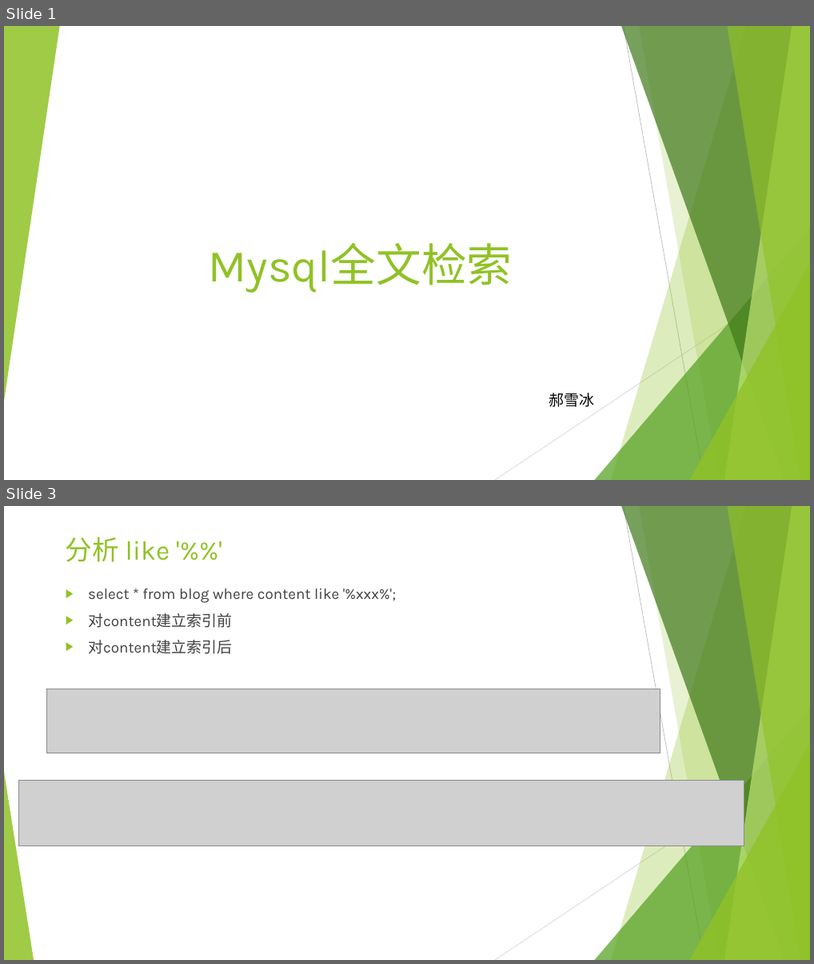
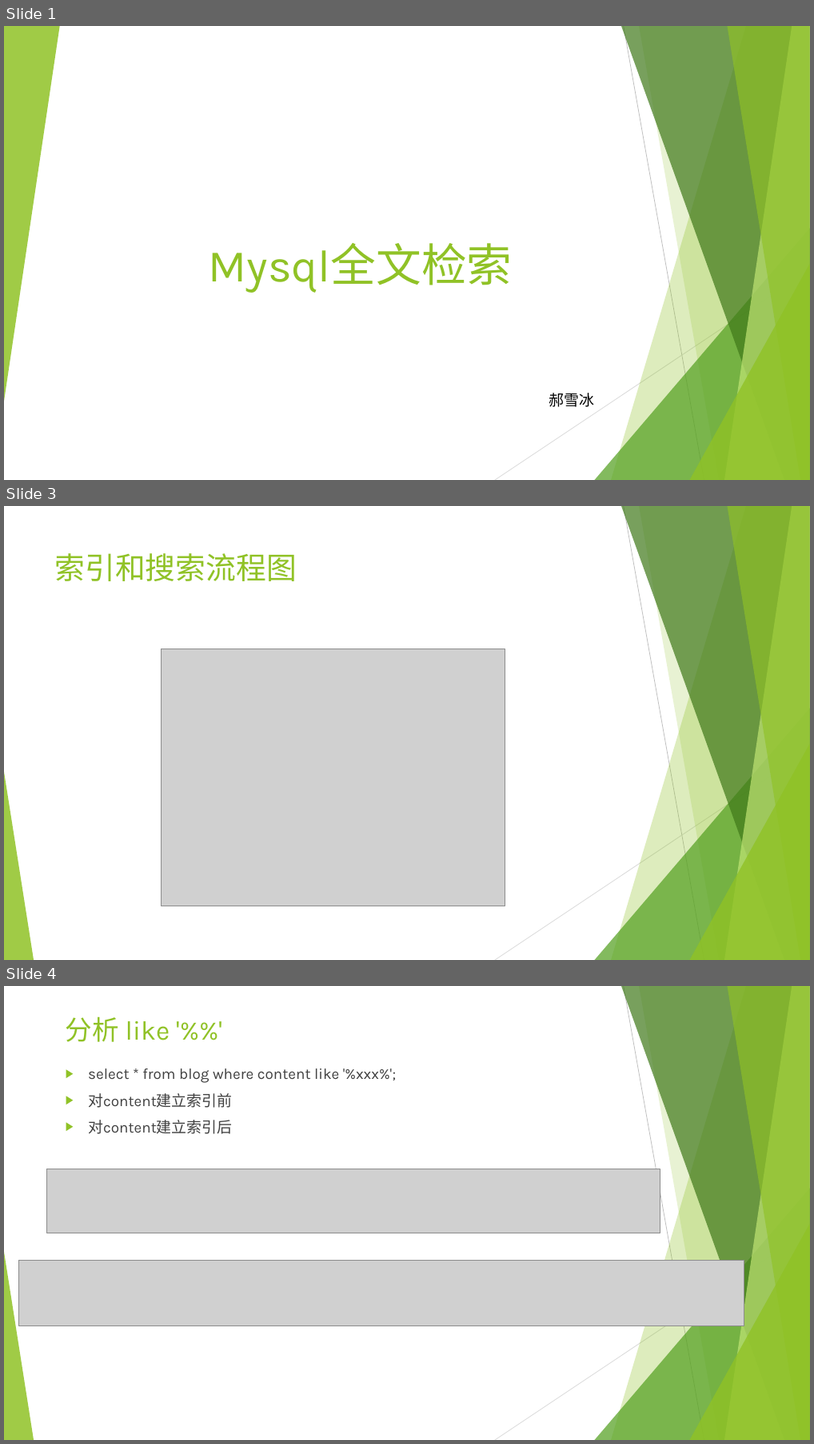
Before and after one commit to haoxuebing/Mysql_full_text_search, a slide deck: mysql全文检索.pptx. Shown one above the other, each under a label of ours: slides 1 and 3 before the commit, slides 1, 3 and 4 after it; the slides between them are not shown. The pictures are 814x964 and 814x1444 pixels, drawn with LibreOffice and Linux fonts; fonts in the diff are those of the drawing; grey boxes stand for pictures. Boxes give left, top, right and bottom in pixels: in the first picture for what was removed or moved away, otherwise in the second. Text is boxed around its words. In the diff, an @@ line names an element or a change of style, - is before the commit and + after.

Commit message:
ok

```diff
--- a/mysql全文检索.pptx
+++ b/mysql全文检索.pptx
@@ slide 3 added at (4,506,810,960), background #FFFFFF; not listed: 10 template elements that a slide beside it also shows @@
@@ title added at (55,553,297,581), 36 pt, text #90C226 @@
+索引和搜索流程图
@@ picture added at (162,648,505,905) @@
@@ what was slide 3 is now slide 4 @@
```
Also in this commit, not shown: 1 slide changed.
